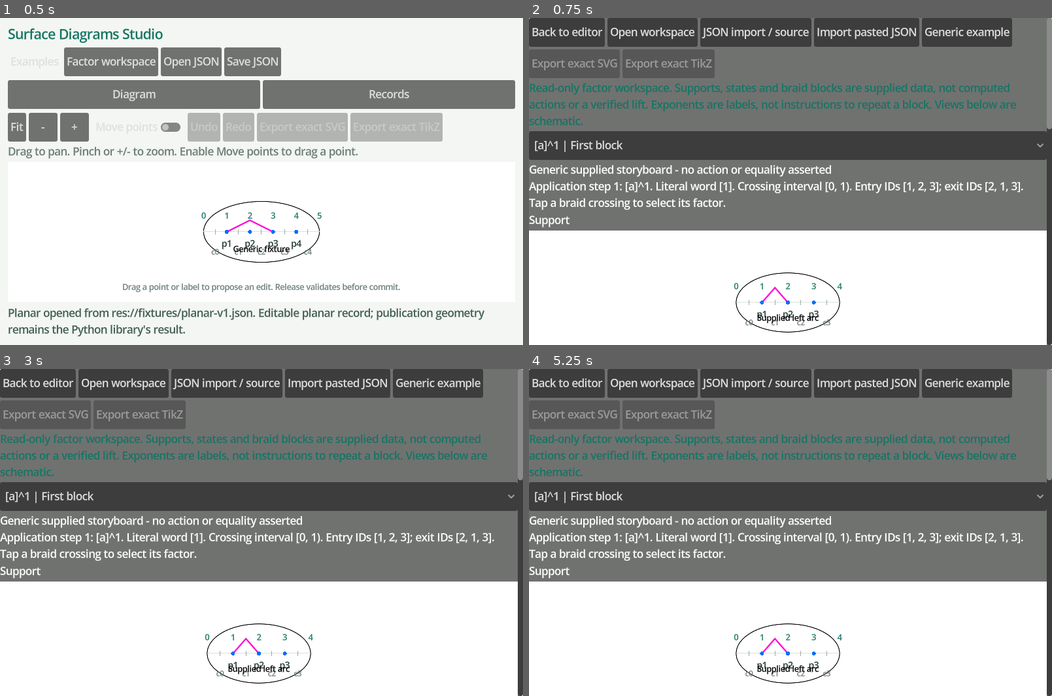
Above: before the commit, frames 1-4 (two rows, left to right).
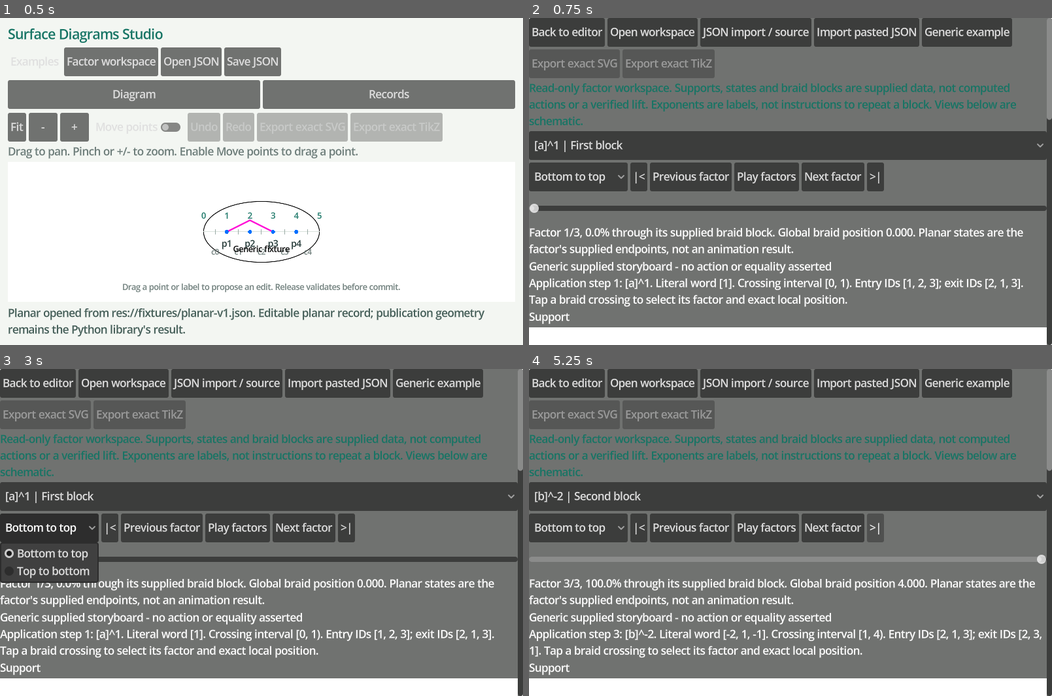
Above: after the commit, the same moments.

Repository: joshgay/surface-diagrams
Game: Godot game, scene res://scenes/studio.tscn
Two runs of this game, one before a commit and one after it. Both use one fixed random seed, a clock stepped at 60 frames per second and the inputs below.
Inputs (mouse positions are in pixels of both pictures, inside the frame that each line leads up to):
- Up to frame 1 (0.5 s): no input
- Up to frame 2 (0.75 s): click "Factor workspace" at 0.5 s
- Up to frame 3 (3 s): click "Import pasted JSON" at 1.25 s; click "Generic example" at 2 s; click (47, 529) at 2.75 s, where only the run after the commit has a clickable "Bottom to top"
- Up to frame 4 (5.25 s): click (638, 529) at 3.5 s, where only the run after the commit has a clickable "|<"; click (691, 529) at 4.25 s, where only the run after the commit has a clickable "Previous factor"; click (874, 529) at 5 s, where only the run after the commit has a clickable ">|"

Frame 1 is identical in both runs. In frame 2, 36% of the frame differs, in the area x 0-100%, y 30-97%; in frame 3, 37%; in frame 4, 36%.

Commit message:
Add synchronized factor timeline and deterministic block playback

Diff:
--- /dev/null
+++ b/godot/scripts/factor_timeline.gd
@@ -0,0 +1,58 @@
+class_name FactorTimeline
+extends RefCounted
+
+const SECONDS_PER_CROSSING := 0.6
+
+# Position is measured in factor stages, not crossings. Thus every factor owns
+# [index,index+1], including an explicit empty braid block. This is view state;
+# the mathematical workspace remains unchanged.
+static func sample(workspace: FactorWorkspace, position: float,
+		direction: String = "") -> Dictionary:
+	if workspace == null or not is_finite(position):
+		return {"ok": false, "error": "A workspace and finite factor position are required"}
+	var data := workspace.to_dict()
+	if direction.is_empty(): direction = data.direction
+	if direction not in ["bottom-to-top", "top-to-bottom"]:
+		return {"ok": false, "error": "Unknown braid presentation"}
+	var count: int = data.factors.size()
+	if count == 0:
+		return {"ok": true, "position": 0.0, "factor_index": -1,
+			"local": 0.0, "braid_time": 0.0, "direction": direction,
+			"braid": BraidTimeline.sample(workspace.braid_document(), 0.0, direction)}
+	var value := clampf(position, 0.0, float(count))
+	if absf(value - roundf(value)) < 1e-9: value = roundf(value)
+	var index := mini(floori(value), count - 1)
+	var local := 1.0 if value == count else value - index
+	var focus := workspace.focus(index)
+	var braid_time: float = focus.start + local * (focus.end - focus.start)
+	return {"ok": true, "position": value, "factor_index": index,
+		"local": local, "braid_time": braid_time, "direction": direction,
+		"focus": focus, "braid": BraidTimeline.sample(workspace.braid_document(), braid_time, direction)}
+
+static func duration(workspace: FactorWorkspace, index: int) -> float:
+	var focus := workspace.focus(index) if workspace != null else {}
+	if focus.is_empty(): return 0.0
+	# Empty blocks receive one crossing-duration hold so they remain observable.
+	return maxf(1.0, focus.end - focus.start) * SECONDS_PER_CROSSING
+
+# Advance across arbitrary frame partitions without skipping zero-word factors.
+# Long frames may traverse multiple factors; each boundary remains exact.
+static func advance(workspace: FactorWorkspace, position: float, seconds: float) -> float:
+	if workspace == null or not is_finite(position) or not is_finite(seconds) or seconds <= 0.0:
+		return position
+	var count: int = workspace.to_dict().factors.size()
+	var value := clampf(position, 0.0, float(count))
+	var remaining := seconds
+	while remaining > 1e-12 and value < count:
+		var index := mini(floori(value), count - 1)
+		var local := value - index
+		var span := duration(workspace, index)
+		var to_boundary := (1.0 - local) * span
+		if remaining + 1e-12 < to_boundary:
+			value += remaining / span
+			remaining = 0.0
+		else:
+			value = float(index + 1)
+			remaining -= to_boundary
+	if absf(value - roundf(value)) < 1e-9: value = roundf(value)
+	return clampf(value, 0.0, float(count))
--- a/godot/scripts/factor_workspace_view.gd
+++ b/godot/scripts/factor_workspace_view.gd
@@ -22,6 +22,13 @@
 var rendered: Dictionary = {}
 var export_kind := ""
 var browser_mode := OS.has_feature("web")
+var timeline_position := 0.0
+var direction := ""
+var playing := false
+var timeline: HSlider
+var play_button: Button
+var direction_option: OptionButton
+var timeline_label: Label
 
 func _ready() -> void:
 	set_anchors_and_offsets_preset(Control.PRESET_FULL_RECT)
@@ -33,7 +40,7 @@
 	scroll.add_child(body)
 	var tools := HFlowContainer.new()
 	body.add_child(tools)
-	_button(tools, "Back to editor", func(): closed.emit())
+	_button(tools, "Back to editor", _close)
 	_button(tools, "Open workspace", func(): open_dialog.popup_centered_ratio(0.85)).visible = not browser_mode
 	_button(tools, "JSON import / source", func(): source.visible = not source.visible)
 	_button(tools, "Import pasted JSON", func(): import_source(source.text))
@@ -54,6 +61,26 @@
 	selector.clip_text = true
 	selector.item_selected.connect(select_factor)
 	body.add_child(selector)
+	var timeline_tools := HFlowContainer.new()
+	body.add_child(timeline_tools)
+	direction_option = OptionButton.new()
+	direction_option.add_item("Bottom to top")
+	direction_option.add_item("Top to bottom")
+	direction_option.custom_minimum_size.y = 44
+	direction_option.item_selected.connect(_direction_selected)
+	timeline_tools.add_child(direction_option)
+	_button(timeline_tools, "|<", _start)
+	_button(timeline_tools, "Previous factor", _previous)
+	play_button = _button(timeline_tools, "Play factors", toggle_play)
+	_button(timeline_tools, "Next factor", _next)
+	_button(timeline_tools, ">|", _end)
+	timeline = HSlider.new()
+	timeline.step = 0.001
+	timeline.size_flags_horizontal = Control.SIZE_EXPAND_FILL
+	timeline.custom_minimum_size.y = 44
+	timeline.value_changed.connect(_timeline_changed)
+	body.add_child(timeline)
+	timeline_label = _label(body, "Timeline is view state. Supplied planar states switch at factor boundaries; they are not interpolated or computed.")
 	details = _label(body, "")
 	grid = GridContainer.new()
 	grid.size_flags_horizontal = Control.SIZE_EXPAND_FILL
@@ -83,6 +110,7 @@
 	add_child(export_dialog)
 	resized.connect(_responsive)
 	get_viewport().size_changed.connect(_responsive)
+	closed.connect(_stop_playback)
 	_responsive()
 
 func _button(parent: Node, caption: String, action: Callable) -> Button:
@@ -133,11 +161,18 @@
 		message.text = "Not opened: " + parsed.error + ". Current workspace unchanged."
 		return false
 	workspace = parsed.workspace
+	playing = false
+	play_button.text = "Play factors"
+	timeline_position = 0.0
+	direction = workspace.to_dict().direction
+	direction_option.select(0 if direction == "bottom-to-top" else 1)
 	source.text = workspace.to_json()
 	selector.clear()
 	for factor in workspace.to_dict().factors:
 		selector.add_item("[%s]^%d | %s" % [factor.id, factor.exponent, factor.group])
 	braid_canvas.set_document(workspace.braid_document())
+	timeline.max_value = workspace.to_dict().factors.size()
+	timeline.set_value_no_signal(0.0)
 	# Empty sequences have no synthetic selected factor or supplied state.
 	factor_index = -1
 	for canvas in [support_canvas, before_canvas, after_canvas]: canvas.set_document(null)
@@ -145,11 +180,13 @@
 	before_label.text = "Before: not supplied"
 	after_label.text = "After: not supplied"
 	if selector.item_count > 0:
-		select_factor(0)
-	elif workspace.to_dict().initial_state != null:
-		var initial: String = workspace.to_dict().initial_state
-		before_canvas.set_document(workspace.diagram(initial))
-		before_label.text = "Initial: " + initial + " (supplied; no factors)"
+		set_timeline_position(0.0)
+	else:
+		set_timeline_position(0.0)
+		if workspace.to_dict().initial_state != null:
+			var initial: String = workspace.to_dict().initial_state
+			before_canvas.set_document(workspace.diagram(initial))
+			before_label.text = "Initial: " + initial + " (supplied; no factors)"
 	rendered = {"ok": false, "error": "Browser: Python geometry and publication export unavailable."} if browser_mode else PythonGeometryBridge.render(workspace)
 	export_svg.disabled = not rendered.ok
 	export_tikz.disabled = not rendered.ok
@@ -157,28 +194,102 @@
 	return true
 
 func select_factor(index: int) -> void:
-	if workspace == null: return
-	var focus := workspace.focus(index)
-	if focus.is_empty(): return
-	factor_index = index
-	selector.select(index)
-	support_canvas.set_document(workspace.diagram(focus.factor.support))
-	before_canvas.set_document(workspace.diagram(focus.before))
-	after_canvas.set_document(workspace.diagram(focus.after))
+	set_timeline_position(float(index))
+
+func set_timeline_position(value: float, from_playback: bool = false) -> void:
+	if workspace == null or not is_finite(value): return
+	if not from_playback:
+		playing = false
+		play_button.text = "Play factors"
+	var sample := FactorTimeline.sample(workspace, value, direction)
+	if not sample.ok: return
+	timeline_position = sample.position
+	timeline.set_value_no_signal(timeline_position)
+	braid_canvas.set_braid_view(sample.braid_time, direction)
+	if sample.factor_index < 0:
+		factor_index = -1
+		timeline_label.text = "Empty factor sequence. No factor or braid action is manufactured."
+		return
+	var focus: Dictionary = sample.focus
+	var changed: bool = sample.factor_index != factor_index
+	factor_index = sample.factor_index
+	selector.select(factor_index)
+	if changed:
+		support_canvas.set_document(workspace.diagram(focus.factor.support))
+		before_canvas.set_document(workspace.diagram(focus.before))
+		after_canvas.set_document(workspace.diagram(focus.after))
 	before_label.text = "Before: " + (str(focus.before) + " (supplied)" if focus.before != null else "NOT SUPPLIED; not inferred")
 	after_label.text = "After: " + (str(focus.after) + " (supplied)" if focus.after != null else "NOT SUPPLIED; not computed")
-	details.text = "%s\nApplication step %d: [%s]^%d. Literal word %s. Crossing interval [%d, %d). Entry IDs %s; exit IDs %s. %s" % [workspace.to_dict().title, index + 1, focus.factor.id, focus.factor.exponent, focus.factor.braid_word, focus.start, focus.end, focus.entry_ids, focus.exit_ids, "Explicit empty block; identities unchanged." if focus.start == focus.end else "Tap a braid crossing to select its factor."]
-	# Full braid stays visible. An empty block is selected in the factor list;
-	# it never borrows a neighboring crossing to manufacture a selection.
-	braid_canvas.select_record({} if focus.start == focus.end else {"kind": "crossing", "index": focus.start})
+	var progress: float = sample.local * 100.0
+	timeline_label.text = "Factor %d/%d, %.1f%% through its supplied braid block. Global braid position %.3f. Planar states are the factor's supplied endpoints, not an animation result." % [factor_index + 1, workspace.to_dict().factors.size(), progress, sample.braid_time]
+	details.text = "%s\nApplication step %d: [%s]^%d. Literal word %s. Crossing interval [%d, %d). Entry IDs %s; exit IDs %s. %s" % [workspace.to_dict().title, factor_index + 1, focus.factor.id, focus.factor.exponent, focus.factor.braid_word, focus.start, focus.end, focus.entry_ids, focus.exit_ids, "Explicit empty block; identities unchanged during this timed stage." if focus.start == focus.end else "Tap a braid crossing to select its factor and exact local position."]
+	var crossing := -1
+	if focus.end > focus.start and sample.local > 0.0:
+		crossing = mini(ceili(sample.braid_time) - 1, focus.end - 1)
+	braid_canvas.select_record({} if crossing < 0 else {"kind": "crossing", "index": crossing})
 
 func _crossing_selected(record: Dictionary) -> void:
 	if workspace == null or record.get("kind", "") != "crossing": return
 	var index: int = record.index
 	var factor := workspace.factor_for_crossing(index)
 	if factor >= 0:
-		select_factor(factor)
+		var focus := workspace.focus(factor)
+		var local := (float(index - focus.start) + 0.5) / maxf(1.0, focus.end - focus.start)
+		set_timeline_position(factor + local)
 		braid_canvas.select_record(record)
+
+func set_direction(value: String) -> void:
+	if workspace == null or value not in ["bottom-to-top", "top-to-bottom"]: return
+	direction = value
+	direction_option.select(0 if direction == "bottom-to-top" else 1)
+	set_timeline_position(timeline_position, true)
+
+func toggle_play() -> void:
+	if workspace == null or workspace.to_dict().factors.is_empty(): return
+	if playing:
+		playing = false
+	else:
+		if timeline_position >= workspace.to_dict().factors.size(): set_timeline_position(0.0, true)
+		playing = true
+	play_button.text = "Pause" if playing else "Play factors"
+
+func advance(delta: float) -> void:
+	if not playing or workspace == null or not is_finite(delta) or delta <= 0.0: return
+	set_timeline_position(FactorTimeline.advance(workspace, timeline_position, delta), true)
+	if timeline_position >= workspace.to_dict().factors.size():
+		playing = false
+		play_button.text = "Play factors"
+
+func _process(delta: float) -> void:
+	advance(delta)
+
+func _direction_selected(index: int) -> void:
+	set_direction("bottom-to-top" if index == 0 else "top-to-bottom")
+
+func _timeline_changed(value: float) -> void:
+	set_timeline_position(value)
+
+func _start() -> void: set_timeline_position(0.0)
+
+func _previous() -> void:
+	var sample := FactorTimeline.sample(workspace, timeline_position, direction)
+	if not sample.ok or sample.factor_index < 0: return
+	set_timeline_position(float(sample.factor_index if sample.local > 0.0 else maxi(0, sample.factor_index - 1)))
+
+func _next() -> void:
+	var sample := FactorTimeline.sample(workspace, timeline_position, direction)
+	if not sample.ok or sample.factor_index < 0: return
+	set_timeline_position(float(mini(workspace.to_dict().factors.size(), sample.factor_index + 1)))
+
+func _end() -> void:
+	if workspace != null: set_timeline_position(float(workspace.to_dict().factors.size()))
+
+func _close() -> void:
+	closed.emit()
+
+func _stop_playback() -> void:
+	playing = false
+	play_button.text = "Play factors"
 
 func _choose_export(kind: String) -> void:
 	if not rendered.get("ok", false): return
--- a/godot/tests/factor_workspace.gd
+++ b/godot/tests/factor_workspace.gd
@@ -28,6 +28,20 @@
 	_check(workspace.factor_for_crossing(0) == 0 and workspace.factor_for_crossing(1) == 2 and workspace.factor_for_crossing(3) == 2 and workspace.factor_for_crossing(4) == -1, "crossing maps to literal factor; empty block consumes none")
 	_check(workspace.focus(-1).is_empty() and workspace.focus(3).is_empty(), "out-of-range focus rejected")
 	_check(workspace.complete_states(), "all generic storyboard states supplied")
+	var at_half := FactorTimeline.sample(workspace, 0.5, "bottom-to-top")
+	_check(at_half.ok and at_half.factor_index == 0 and is_equal_approx(at_half.braid_time, 0.5) and at_half.braid.crossings[0].fraction == 0.5, "factor timeline fractionally reveals first supplied block")
+	var empty_half := FactorTimeline.sample(workspace, 1.5, "bottom-to-top")
+	_check(empty_half.factor_index == 1 and empty_half.focus.start == empty_half.focus.end and empty_half.braid_time == 1.0 and empty_half.braid.paths == FactorTimeline.sample(workspace, 1.9).braid.paths, "empty factor owns a timed stage without moving strands")
+	var tall_half := FactorTimeline.sample(workspace, 2.5, "bottom-to-top")
+	_check(tall_half.factor_index == 2 and is_equal_approx(tall_half.braid_time, 2.5) and tall_half.braid.crossings.size() == 3, "multi-crossing block maps local fraction to its literal crossing interval")
+	var reversed := FactorTimeline.sample(workspace, 2.5, "top-to-bottom")
+	_check(reversed.factor_index == tall_half.factor_index and reversed.braid_time == tall_half.braid_time and reversed.braid.direction == "top-to-bottom", "presentation direction does not reverse factor or word time")
+	_check(FactorTimeline.sample(workspace, INF).ok == false and FactorTimeline.sample(null, 0).ok == false, "nonfinite time and missing workspace rejected")
+	_check(FactorTimeline.advance(workspace, 0.0, 0.3) == 0.5 and FactorTimeline.advance(workspace, 0.0, 1.2) == 2.0, "advance accounts for nonempty and explicit empty stage durations")
+	var partitioned := 0.0
+	for delta in [0.07, 0.13, 0.31, 0.49, 0.2]: partitioned = FactorTimeline.advance(workspace, partitioned, delta)
+	_check(is_equal_approx(partitioned, FactorTimeline.advance(workspace, 0.0, 1.2)), "unequal frame partitions reach same factor boundary")
+	_check(FactorTimeline.advance(workspace, 0.4, -1.0) == 0.4 and FactorTimeline.advance(workspace, 0.4, NAN) == 0.4, "invalid elapsed time cannot change view state")
 	for invalid in ["{}", "[]", source.replace('"version": 1', '"version": 99'), source.replace('"version": 1,', '"version": 1, "version": 1,'), source + "x", " ".repeat(256 * 1024 + 1)]:
 		_check(not FactorWorkspace.parse(invalid).ok, "reject invalid syntax/version/duplicate/oversize")
 	for mutation in ["id", "exponent", "group", "support", "braid_word", "after", "strands", "documents", "initial_state", "unknown", "too_many", "word_limit", "script"]:
@@ -61,6 +75,19 @@
 	root.add_child(view)
 	await process_frame
 	_check(view.import_source(source) and view.factor_index == 0 and not view.export_svg.disabled, "live desktop viewer imports and enables validated export")
+	view.set_timeline_position(0.5)
+	_check(view.factor_index == 0 and is_equal_approx(view.timeline_position, 0.5) and is_equal_approx(view.braid_canvas.braid_playhead, 0.5) and "50.0%" in view.timeline_label.text, "scrub synchronizes factor, details and fractional braid")
+	view.toggle_play()
+	view.advance(0.3)
+	_check(view.factor_index == 1 and view.timeline_position == 1.0 and view.playing, "playback reaches empty factor as an explicit selected stage")
+	view.advance(0.3)
+	_check(view.factor_index == 1 and is_equal_approx(view.timeline_position, 1.5) and view.braid_canvas.braid_playhead == 1.0 and view.braid_canvas.selected_record.is_empty(), "empty factor consumes playback time without crossing selection")
+	view.set_direction("top-to-bottom")
+	_check(view.direction == "top-to-bottom" and view.factor_index == 1 and view.timeline_position == 1.5 and view.braid_canvas.braid_presentation == "top-to-bottom", "direction change preserves common factor position")
+	view._next()
+	_check(view.factor_index == 2 and view.timeline_position == 2.0 and not view.playing, "next selects exact next factor boundary and pauses")
+	view._previous()
+	_check(view.factor_index == 1 and view.timeline_position == 1.0, "previous selects exact prior factor")
 	view.select_factor(1)
 	_check(view.braid_canvas.selected_record.is_empty() and "empty block" in view.details.text, "empty block visibly selected without synthetic crossing")
 	view._crossing_selected({"kind": "crossing", "index": 3})
@@ -69,13 +96,16 @@
 	var point := view.support_canvas.screen_position_for_record(view.support_canvas.document.inspector_records()[0])
 	_check(not view.support_canvas.begin_edit_drag(point), "read-only supplied support cannot be dragged into an uncommitted preview")
 	var accepted := view.workspace.to_json()
-	_check(not view.import_source("{}") and view.workspace.to_json() == accepted and view.factor_index == 2, "failed import preserves workspace and selection")
+	var accepted_position: float = view.timeline_position
+	_check(not view.import_source("{}") and view.workspace.to_json() == accepted and view.factor_index == 2 and view.timeline_position == accepted_position, "failed import preserves workspace, selection and timeline")
 	view.export_kind = "svg"
 	_check(view.save_export("user://factor-test.svg") and FileAccess.get_file_as_string("user://factor-test.svg") == first.svg, "export save writes exact accepted SVG")
 	DirAccess.remove_absolute(ProjectSettings.globalize_path("user://factor-test.svg"))
 	_check(view.import_source(partial_workspace.to_json()) and view.export_svg.disabled, "incomplete supplied states display but publication is unavailable")
 	view.select_factor(1)
 	_check(view.before_canvas.document == null and "NOT SUPPLIED" in view.before_label.text, "missing state view is absent and honestly labeled")
+	view.set_timeline_position(1.75)
+	_check(view.before_canvas.document == null and view.after_canvas.document != null and view.braid_canvas.braid_playhead == 1.0, "partial state gap stays absent throughout empty-stage playback")
 	view.browser_mode = true
 	_check(view.import_source(source) and view.export_svg.disabled and "Browser" in view.message.text, "browser never claims local Python validation")
 	for viewport in [Vector2i(320, 640), Vector2i(390, 844), Vector2i(1280, 800)]:
@@ -116,7 +146,8 @@
 	for frame in 4: await process_frame
 	_check(studio.factor_view.grid.columns == 1 and studio.factor_view.grid.get_global_rect().end.x <= 391, "factor workspace fits actual phone-sized main scene")
 	studio.factor_view.closed.emit()
-	_check(studio.workspace_root.visible and not studio.factor_view.visible and studio.document.to_json() == editor_source and studio.history.undo_stack.size() == 1, "return to editor preserves unsaved accepted document and undo history")
+	_check(studio.workspace_root.visible and not studio.factor_view.visible and not studio.factor_view.playing and studio.document.to_json() == editor_source and studio.history.undo_stack.size() == 1, "return to editor stops factor playback and preserves unsaved document plus undo history")
+	_check(studio.factor_view.workspace.to_json() == original, "all factor timeline interaction leaves the mathematical envelope byte-identical")
 	studio.queue_free()
 	await process_frame
 	print("Factor workspace: %d assertions, %d failures" % [assertions, failures])
Not shown, added: godot/scripts/factor_timeline.gd.uid
Not shown, changed: godot/FACTOR_WORKSPACE.md
Not shown, changed: godot/STATE.md
